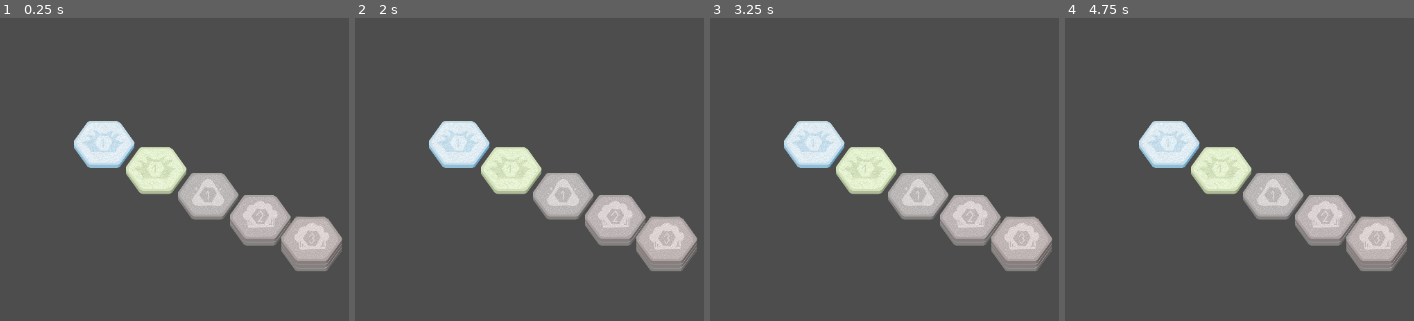
Above: before the commit, frames 1-4 (left to right).
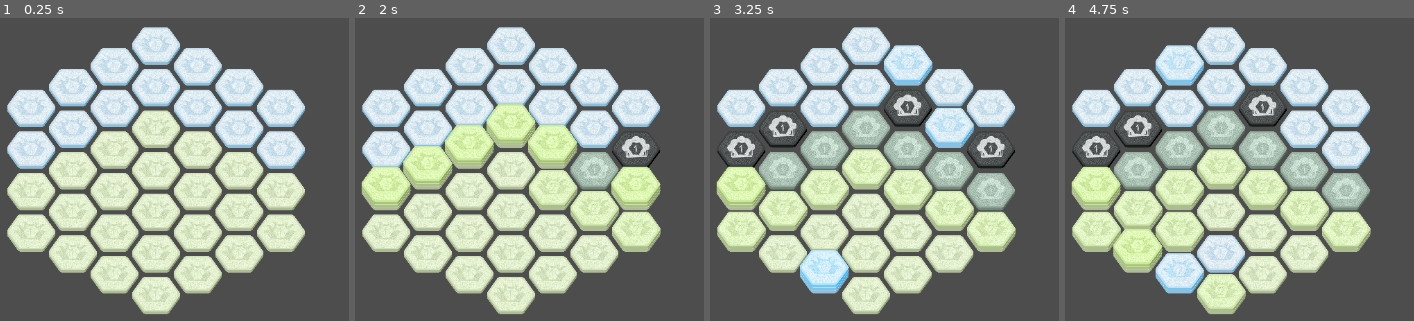
Above: after the commit, the same moments.

Repository: verityley/TheLastBeeastion
Game: Godot game, scene res://Scenes/Stages/World/world_map.tscn
Same seed, same stepped clock (60 frames per second), same inputs: the game is played once before the commit and once after it. The project has no main scene, so this scene is started directly. The engine's default icon, where the game draws it, is replaced by a stand-in: a white triangle on a blue panel in a dark square.
Inputs (mouse positions are in pixels of both pictures, inside the frame that each line leads up to):
- Up to frame 1 (0.25 s): no input
- Up to frame 2 (2 s): tap Enter at 0.5 s; move the mouse to (686, 148) at 0.52 s; press the mouse at (686, 148) at 0.53 s; right-click (686, 148) at 0.8 s; tap Space (ProgressTurn) at 1.25 s; move the mouse to (outside the picture) at 1.27 s; release the mouse at (outside the picture) at 1.28 s; right-click (outside the picture) at 1.35 s; click (outside the picture) at 1.55 s
- Up to frame 3 (3.25 s): move the mouse to (947, 72) at 2.02 s; press the mouse at (947, 72) at 2.03 s; right-click (947, 72) at 2.3 s; move the mouse to (825, 260) at 2.77 s; release the mouse at (825, 260) at 2.78 s; tap Space (ProgressTurn) at 2.85 s; click (825, 260) at 3.05 s
- Up to frame 4 (4.75 s): tap Enter at 3.5 s; move the mouse to (outside the picture) at 3.52 s; hold Right mouse button (RightClick) 3.53-4.28 s; tap Space (ProgressTurn) at 4.25 s; move the mouse to (outside the picture) at 4.27 s; click (outside the picture) at 4.35 s

The runs differ from the first frame. In frame 1, 53% of the frame differs, in the area x 2-98%, y 2-98%; in frame 2, 53%, in the area x 1-98%, y 2-98%; in frame 3, 51%; in frame 4, 52%.
Error before the commit: Parse Error: Could not resolve class "TileRuleset". (res://Scripts/Board/BrushRules.gd:2)

Commit message:
Fire Rules Initial Pass

Diff:
--- a/Scenes/Stages/Autoloads/HexDatabase.tscn
+++ b/Scenes/Stages/Autoloads/HexDatabase.tscn
@@ -1,9 +1,10 @@
-[gd_scene load_steps=7 format=3 uid="uid://gowwh5dt3n6i"]
+[gd_scene load_steps=8 format=3 uid="uid://gowwh5dt3n6i"]
 
 [ext_resource type="Script" path="res://Scenes/Stages/Autoloads/HexDatabase.gd" id="1_bw4k7"]
 [ext_resource type="Resource" uid="uid://dv4l2rsudo0eb" path="res://Scripts/Resources/Tiles/Brush.tres" id="2_esdhl"]
 [ext_resource type="Resource" uid="uid://dsd8phi1rvkwl" path="res://Scripts/Resources/Tiles/Forest.tres" id="3_iv45n"]
 [ext_resource type="Resource" uid="uid://be278mkdcaghn" path="res://Scripts/Resources/Tiles/Ash.tres" id="4_5teru"]
+[ext_resource type="Resource" uid="uid://d1pmargdpki0u" path="res://Scripts/Resources/Tiles/Fire.tres" id="4_qyyiv"]
 [ext_resource type="Resource" uid="uid://byi2x38dlb0wo" path="res://Scripts/Resources/Tiles/Stone.tres" id="5_37fra"]
 [ext_resource type="Resource" uid="uid://cdba7e06nccya" path="res://Scripts/Resources/Tiles/Water.tres" id="5_80twm"]
 
@@ -13,7 +14,7 @@
 "Ash": ExtResource("4_5teru"),
 "Brush": ExtResource("2_esdhl"),
 "Empty": null,
-"Fire": null,
+"Fire": ExtResource("4_qyyiv"),
 "Forest": ExtResource("3_iv45n"),
 "Garden": null,
 "Hive": null,
--- a/Scenes/Stages/World/world_map.tscn
+++ b/Scenes/Stages/World/world_map.tscn
@@ -3,11 +3,11 @@
 [ext_resource type="Texture2D" uid="uid://bkhpfriatbcr3" path="res://Assets/Tile Graphics/minimalHexes.png" id="1_21n8k"]
 [ext_resource type="Resource" uid="uid://dv4l2rsudo0eb" path="res://Scripts/Resources/Tiles/Brush.tres" id="1_lo43y"]
 [ext_resource type="Resource" uid="uid://dsd8phi1rvkwl" path="res://Scripts/Resources/Tiles/Forest.tres" id="2_1u0g0"]
-[ext_resource type="Texture2D" uid="uid://7ymnceqjpltl" path="res://Assets/Misc Graphics/icon.svg" id="2_87ft5"]
 [ext_resource type="Script" path="res://Scripts/Debug/debugMap.gd" id="2_jc8hh"]
 [ext_resource type="Resource" uid="uid://be278mkdcaghn" path="res://Scripts/Resources/Tiles/Ash.tres" id="3_0wvqc"]
 [ext_resource type="Resource" uid="uid://byi2x38dlb0wo" path="res://Scripts/Resources/Tiles/Stone.tres" id="4_i4tqr"]
 [ext_resource type="Resource" uid="uid://cdba7e06nccya" path="res://Scripts/Resources/Tiles/Water.tres" id="4_xs311"]
+[ext_resource type="Resource" uid="uid://d1pmargdpki0u" path="res://Scripts/Resources/Tiles/Fire.tres" id="5_xi3bq"]
 
 [sub_resource type="TileSetAtlasSource" id="TileSetAtlasSource_h4knm"]
 texture = ExtResource("1_21n8k")
@@ -16,32 +16,26 @@
 0:0/0/texture_origin = Vector2i(0, 40)
 0:0/0/custom_data_0 = 1
 0:0/0/custom_data_1 = ExtResource("1_lo43y")
-0:0/0/custom_data_2 = ExtResource("2_87ft5")
 1:0/0 = 0
 1:0/0/texture_origin = Vector2i(0, 40)
 1:0/0/custom_data_0 = 2
 1:0/0/custom_data_1 = ExtResource("1_lo43y")
-1:0/0/custom_data_2 = ExtResource("2_87ft5")
 2:0/0 = 0
 2:0/0/texture_origin = Vector2i(0, 40)
 2:0/0/custom_data_0 = 3
 2:0/0/custom_data_1 = ExtResource("1_lo43y")
-2:0/0/custom_data_2 = ExtResource("2_87ft5")
 2:1/0 = 0
 2:1/0/texture_origin = Vector2i(0, 40)
 2:1/0/custom_data_0 = 3
 2:1/0/custom_data_1 = ExtResource("2_1u0g0")
-2:1/0/custom_data_2 = ExtResource("2_87ft5")
 1:1/0 = 0
 1:1/0/texture_origin = Vector2i(0, 40)
 1:1/0/custom_data_0 = 2
 1:1/0/custom_data_1 = ExtResource("2_1u0g0")
-1:1/0/custom_data_2 = ExtResource("2_87ft5")
 0:1/0 = 0
 0:1/0/texture_origin = Vector2i(0, 40)
 0:1/0/custom_data_0 = 1
 0:1/0/custom_data_1 = ExtResource("2_1u0g0")
-0:1/0/custom_data_2 = ExtResource("2_87ft5")
 0:2/0 = 0
 0:2/0/texture_origin = Vector2i(0, 40)
 0:2/0/custom_data_0 = 1
@@ -49,18 +43,17 @@
 0:3/0/texture_origin = Vector2i(0, 40)
 0:3/0/custom_data_0 = 1
 0:3/0/custom_data_1 = ExtResource("3_0wvqc")
-0:3/0/custom_data_2 = ExtResource("2_87ft5")
 0:4/0 = 0
 0:4/0/texture_origin = Vector2i(0, 40)
 0:4/0/custom_data_0 = 1
 0:4/0/custom_data_1 = ExtResource("4_xs311")
-0:4/0/custom_data_2 = ExtResource("2_87ft5")
 0:5/0 = 0
 0:5/0/texture_origin = Vector2i(0, 40)
 0:5/0/custom_data_0 = 1
 0:6/0 = 0
 0:6/0/texture_origin = Vector2i(0, 40)
 0:6/0/custom_data_0 = 1
+0:6/0/custom_data_1 = ExtResource("5_xi3bq")
 0:7/0 = 0
 0:7/0/texture_origin = Vector2i(0, 40)
 0:7/0/custom_data_0 = 1
@@ -76,6 +69,7 @@
 2:6/0 = 0
 2:6/0/texture_origin = Vector2i(0, 40)
 2:6/0/custom_data_0 = 3
+2:6/0/custom_data_1 = ExtResource("5_xi3bq")
 2:5/0 = 0
 2:5/0/texture_origin = Vector2i(0, 40)
 2:5/0/custom_data_0 = 3
@@ -83,12 +77,10 @@
 2:4/0/texture_origin = Vector2i(0, 40)
 2:4/0/custom_data_0 = 3
 2:4/0/custom_data_1 = ExtResource("4_xs311")
-2:4/0/custom_data_2 = ExtResource("2_87ft5")
 2:3/0 = 0
 2:3/0/texture_origin = Vector2i(0, 40)
 2:3/0/custom_data_0 = 3
 2:3/0/custom_data_1 = ExtResource("3_0wvqc")
-2:3/0/custom_data_2 = ExtResource("2_87ft5")
 2:2/0 = 0
 2:2/0/texture_origin = Vector2i(0, 40)
 2:2/0/custom_data_0 = 3
@@ -99,23 +91,21 @@
 1:3/0/texture_origin = Vector2i(0, 40)
 1:3/0/custom_data_0 = 2
 1:3/0/custom_data_1 = ExtResource("3_0wvqc")
-1:3/0/custom_data_2 = ExtResource("2_87ft5")
 1:4/0 = 0
 1:4/0/texture_origin = Vector2i(0, 40)
 1:4/0/custom_data_0 = 2
 1:4/0/custom_data_1 = ExtResource("4_xs311")
-1:4/0/custom_data_2 = ExtResource("2_87ft5")
 1:5/0 = 0
 1:5/0/texture_origin = Vector2i(0, 40)
 1:5/0/custom_data_0 = 2
 1:6/0 = 0
 1:6/0/texture_origin = Vector2i(0, 40)
 1:6/0/custom_data_0 = 2
+1:6/0/custom_data_1 = ExtResource("5_xi3bq")
 3:1/0 = 0
 3:1/0/texture_origin = Vector2i(0, 40)
 3:1/0/custom_data_0 = 4
 3:1/0/custom_data_1 = ExtResource("2_1u0g0")
-3:1/0/custom_data_2 = ExtResource("2_87ft5")
 
 [sub_resource type="TileSet" id="TileSet_20swi"]
 tile_shape = 3
@@ -134,12 +124,12 @@
 tile_set = SubResource("TileSet_20swi")
 format = 2
 layer_0/y_sort_enabled = true
-layer_0/tile_data = PackedInt32Array(1, 0, 3, 65538, 65536, 3, 65539, 131072, 3, 0, 0, 0, -1, 0, 4)
+layer_0/tile_data = PackedInt32Array(65536, 0, 0, -1, 0, 0, -65536, 0, 0, 131071, 0, 0, 65534, 0, 0, -2, 0, 4, -65537, 0, 4, -131072, 0, 4, -131071, 0, 4, -65534, 0, 4, 2, 0, 0, 65537, 0, 0, 65538, 0, 0, 196608, 0, 0, 196607, 0, 0, 196606, 0, 0, -65538, 0, 4, -131073, 0, 4, -196608, 0, 4, -196607, 0, 4, -131070, 0, 4, -65533, 0, 4, 3, 0, 0, 65539, 0, 0, 131074, 0, 0, 131073, 0, 0, 65533, 0, 0, -131069, 0, 4, -3, 0, 4, -65539, 0, 4, 1, 0, 0, -65535, 0, 0, 0, 0, 0, 65535, 0, 0, 131070, 0, 0, 131069, 0, 0, 131072, 0, 0)
 script = ExtResource("2_jc8hh")
 
 [node name="Camera2D" type="Camera2D" parent="."]
 position = Vector2(203, 155)
-zoom = Vector2(0.25, 0.25)
+zoom = Vector2(0.2, 0.2)
 
 [node name="Timer" type="Timer" parent="."]
 wait_time = 0.2
--- a/Scripts/Board/AshRules.gd
+++ b/Scripts/Board/AshRules.gd
@@ -16,12 +16,12 @@
 				map.ChangeStack(coords, -1)
 			break
 
-	if TimeTrig(map, coords):
-		if MinMaxTrig(map, coords, false):
-			map.ChangeTile(coords, HexTypes.type["Stone"], 1)
-			map.hexDatabase[coords].counter = self.counterStart
-		else:
-			map.ChangeStack(coords, -1)
-			map.hexDatabase[coords].counter = self.counterStart
-	else:
-		map.hexDatabase[coords].counter = clampi(map.hexDatabase[coords].counter - 1, 0, self.counterStart)
+	#if TimeTrig(map, coords):
+		#if MinMaxTrig(map, coords, false):
+			#map.ChangeTile(coords, HexTypes.type["Stone"], 1)
+			#map.hexDatabase[coords].counter = self.counterStart
+		#else:
+			#map.ChangeStack(coords, -1)
+			#map.hexDatabase[coords].counter = self.counterStart
+	#else:
+		#map.hexDatabase[coords].counter = clampi(map.hexDatabase[coords].counter - 1, 0, self.counterStart)
--- a/Scripts/Board/BrushRules.gd
+++ b/Scripts/Board/BrushRules.gd
@@ -12,7 +12,7 @@
 			waterNeighbors.append(tile)
 			continue
 		if TagTrig(map, tile, "Fertile") and TagTrig(map, tile, "Open"): #Brush spreads to fertile
-			if CompareTrig(map, coords, tile, false): #Only if stack is lower
+			if !CompareTrig(map, coords, tile, true): #Only if stack is lower
 				map.ChangeTile(tile, HexTypes.type["Brush"])
 				map.updateOrder.erase(tile)
 				continue
--- /dev/null
+++ b/Scripts/Board/FireRules.gd
@@ -0,0 +1,33 @@
+extends TileRuleset
+class_name FireRules
+
+
+func UpdateHex(map:WorldMap, coords:Vector2i):
+	var neighbors = map.GetAllAdjacent(coords)
+	var priorStack = map.hexDatabase[coords].priorStack
+
+	priorStack = clampi(priorStack, 0, 3)
+	if TagTrig(map, coords, "Damp"): #If tile is damp, fire starts going out.
+		if MinMaxTrig(map, coords, false):
+			map.ChangeTile(coords, HexTypes.type["Ash"])
+		else:
+			map.ChangeStack(coords, -1)
+		return #Damp fires can't do any spreading or growing.
+
+
+	if TimeTrig(map, coords):
+		if MinMaxTrig(map, coords, true):
+			map.ChangeTile(coords, HexTypes.type["Ash"], priorStack)
+			for tile in neighbors:
+				if TagTrig(map, tile, "Flammable"):
+					if TagTrig(map, tile, "Damp"):
+						map.AddRemoveTag(tile, "Damp", false)
+					else:
+						map.hexDatabase[tile].priorStack = map.hexDatabase[tile].stackCount
+						map.ChangeTile(tile, HexTypes.type["Fire"], priorStack) #Replace with Spark entity
+		else:
+			map.ChangeStack(coords, 1)
+
+		map.hexDatabase[coords].counter = self.counterStart
+	else:
+		map.hexDatabase[coords].counter = clampi(map.hexDatabase[coords].counter - 1, 0, self.counterStart)
--- a/Scripts/Board/Hex.gd
+++ b/Scripts/Board/Hex.gd
@@ -10,7 +10,16 @@
 var topper:Sprite2D
 var topperPosition:Vector2
 var flowTile
+var priorStack:int = 1
 
 
 func UpdateHexSprite(map:WorldMap):
+	var tempColor:Color
 	if tags["Damp"]:
+		tempColor += Color(0, 0, 0.5)
+	if tags["Fertile"]:
+		tempColor += Color(0, 0.5, 0)
+	#if tags["Flammable"]:
+	#	tempColor += Color(0.5, 0, 0)
+
+	topper.modulate = tempColor
--- a/Scripts/Board/WaterRules.gd
+++ b/Scripts/Board/WaterRules.gd
@@ -44,12 +44,10 @@
 			return
 
 	var dampTiles = map.GetAllAdjacent(coords)
-	var tagsToAdd:Dictionary
-	tagsToAdd["Damp"] = true
 	for tile in dampTiles:
 		if TagTrig(map, tile, "Damp"):
 			continue
-		map.ChangeTags(tile, tagsToAdd, true)
+		map.AddRemoveTag(tile, "Damp", true)
 	#print("Loop Broke, no tile to flow to.")
 	#var neighbors = map.GetAllAdjacent(coords)
 	#var filteredNeighbors:Array = neighbors.duplicate()
--- a/Scripts/Board/WorldMap.gd
+++ b/Scripts/Board/WorldMap.gd
@@ -21,10 +21,16 @@
 		newHex.stackCount = hexData.get_custom_data("Stack Count")
 		newHex.tags = newHex.tileType.tagsDatabase.duplicate()
 		newHex.counter = newHex.tileType.counterStart
-		var newTopper:Sprite2D = hexData.get_custom_data("Tile Ruleset")
+		var newTopper:Sprite2D = Sprite2D.new()
+		add_child(newTopper)
+		newTopper.texture = hexData.get_custom_data("Topper")
 		newTopper.position = to_global(map_to_local(tile))
+		newTopper.y_sort_enabled = true
+		newTopper.z_index = 1
+		print("Topper position: ", newTopper.position, " Topper Texture: ", newTopper.texture)
 		newHex.topper = newTopper
 		newHex.topperPosition = newTopper.position
+		newHex.UpdateHexSprite(self)
 		#if newHex.stackCount > 3: Might not need this edge case, but leaving it here anyways
 			#newHex.tags["Open"] = false
 			#newHex.tags["Blocked"] = true
@@ -43,6 +49,7 @@
 		if hexDatabase.has(tile):
 			#print("Current Updating Tile: ", tile, " Current Tile Type: ", hexDatabase[tile].tileType.name)
 			hexDatabase[tile].tileType.UpdateHex(self, tile)
+			hexDatabase[tile].UpdateHexSprite(self)
 	pass
 	#Make sure to skip any hex that has already updated, or been newly placed this turn
 	#Be sure to remove tile coords from updateOrder if they've been changed by anything in this function
@@ -140,19 +147,12 @@
 		#print("Tile at Maximum Stacks!")
 		#MaxStackTrig(targetTile)
 
-func ChangeTags(coords:Vector2i, tagsToAdd:Dictionary, soft:bool=false):
-	#Swap out tags on target tile. If "soft", adds tags instead of replacing.
+func ChangeTags(coords:Vector2i, tagsToAdd:Dictionary):
 	var targetTile:Hex = hexDatabase[coords]
 	if targetTile == null:
 		return
-	if soft == false:
-		targetTile.tags = tagsToAdd
-	else:
-		for tag in tagsToAdd:
-			if !targetTile.tags.has(tag):
-				targetTile.tags[tag] = tagsToAdd[tag]
-			elif targetTile.tags.has(tag) and targetTile.tags[tag] == false:
-				targetTile.tags[tag] = true
+	for tag in tagsToAdd:
+		targetTile.tags[tag] = tagsToAdd[tag]
 
 func AddRemoveTag(coords:Vector2i, tag:String, tagState:bool):
 	var targetTile:Hex = hexDatabase[coords]
@@ -176,7 +176,7 @@
 			print("Counter: ", targetTile.counter)
 		#Keep tile graphic atlas to tile types going vertical, stacks going horizontal. New columns OK
 		set_cell(0, coords, 0, type.tileIndex + Vector2i(targetTile.stackCount-1, 0))
-		ChangeTags(coords, type.tagsDatabase, soft)
+		ChangeTags(coords, type.tagsDatabase)
 
 func ChangeEntity(coords:Vector2i, entity:Entity, forceReplace:bool=false):
 	#Swap out target entity/worker.
--- a/Scripts/Debug/debugMap.gd
+++ b/Scripts/Debug/debugMap.gd
@@ -24,6 +24,12 @@
 		#prints(selected, setTile.name)
 		if get_cell_tile_data(0, selected) != null:
 			ChangeTile(selected, HexTypes.type["Water"], 3)
+
+	if Input.is_action_pressed("RightClick"):
+		var selected = local_to_map(get_global_mouse_position() / self.scale)
+		#prints(selected, setTile.name)
+		if get_cell_tile_data(0, selected) != null:
+			ChangeTile(selected, HexTypes.type["Fire"], 1)
 		#for tile in GetAllAdjacent(selected):
 			#if get_cell_tile_data(0, tile) == null:
 				#await get_tree().create_timer(0.1).timeout
--- a/Scripts/Resources/Tiles/Brush.tres
+++ b/Scripts/Resources/Tiles/Brush.tres
@@ -1,6 +1,7 @@
-[gd_resource type="Resource" script_class="BrushRules" load_steps=2 format=3 uid="uid://dv4l2rsudo0eb"]
+[gd_resource type="Resource" script_class="BrushRules" load_steps=3 format=3 uid="uid://dv4l2rsudo0eb"]
 
 [ext_resource type="Script" path="res://Scripts/Board/BrushRules.gd" id="1_2qive"]
+[ext_resource type="Texture2D" uid="uid://7ymnceqjpltl" path="res://Assets/Misc Graphics/icon.svg" id="2_srfe6"]
 
 [resource]
 script = ExtResource("1_2qive")
@@ -9,6 +10,7 @@
 stackMax = 3
 counterStart = 3
 soundScale = []
+topperTexture = ExtResource("2_srfe6")
 tagsDatabase = {
 "Blocked": false,
 "Damp": false,
--- /dev/null
+++ b/Scripts/Resources/Tiles/Fire.tres
@@ -0,0 +1,20 @@
+[gd_resource type="Resource" script_class="FireRules" load_steps=2 format=3 uid="uid://d1pmargdpki0u"]
+
+[ext_resource type="Script" path="res://Scripts/Board/FireRules.gd" id="1_8dej5"]
+
+[resource]
+script = ExtResource("1_8dej5")
+name = "Fire"
+tileIndex = Vector2i(0, 6)
+stackMax = 3
+counterStart = 3
+soundScale = []
+tagsDatabase = {
+"Blocked": false,
+"Damp": false,
+"Fertile": false,
+"Flammable": false,
+"Irreplacable": false,
+"Open": true
+}
+trigFlowTile = Vector2i(0, 0)
